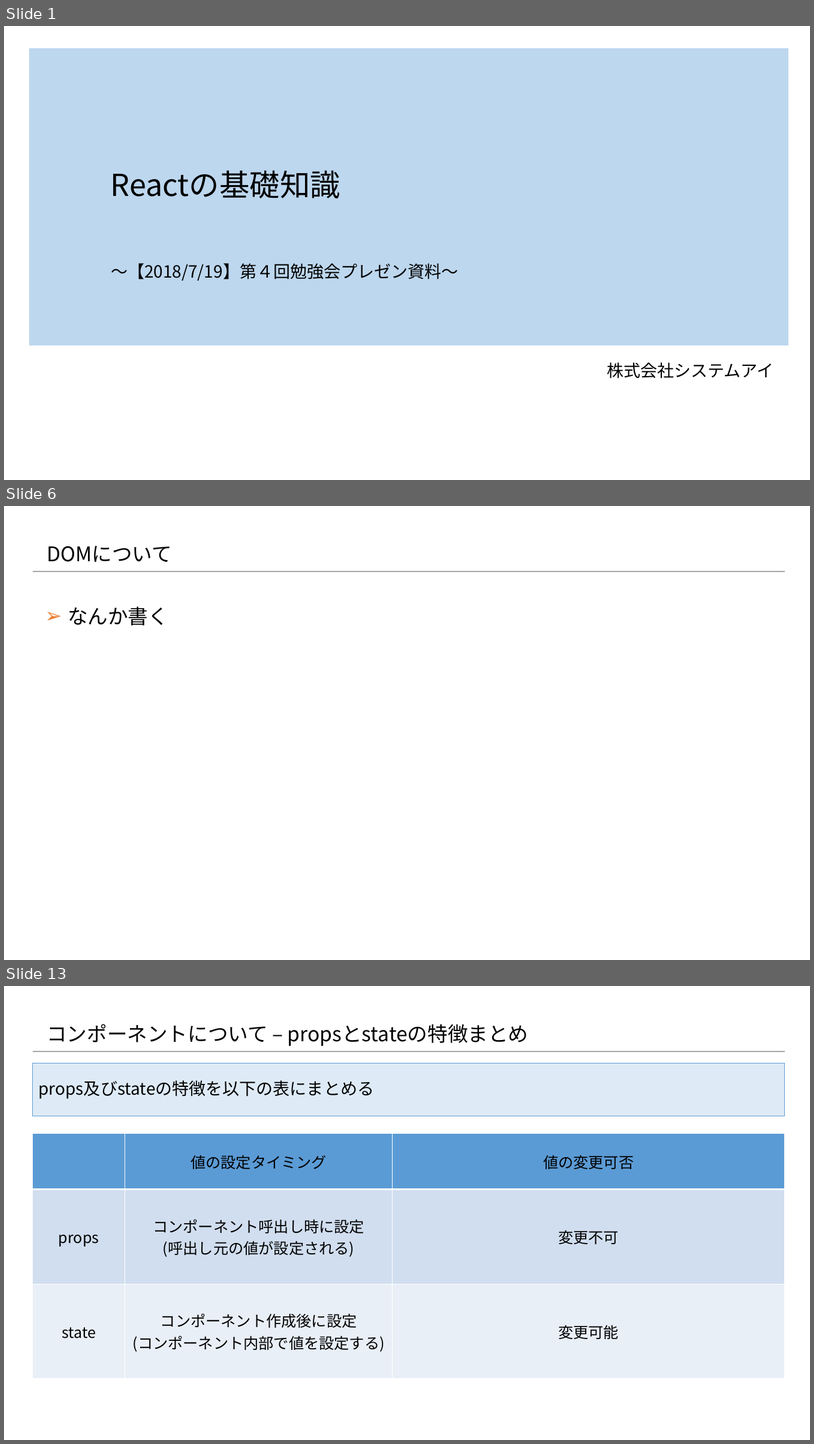
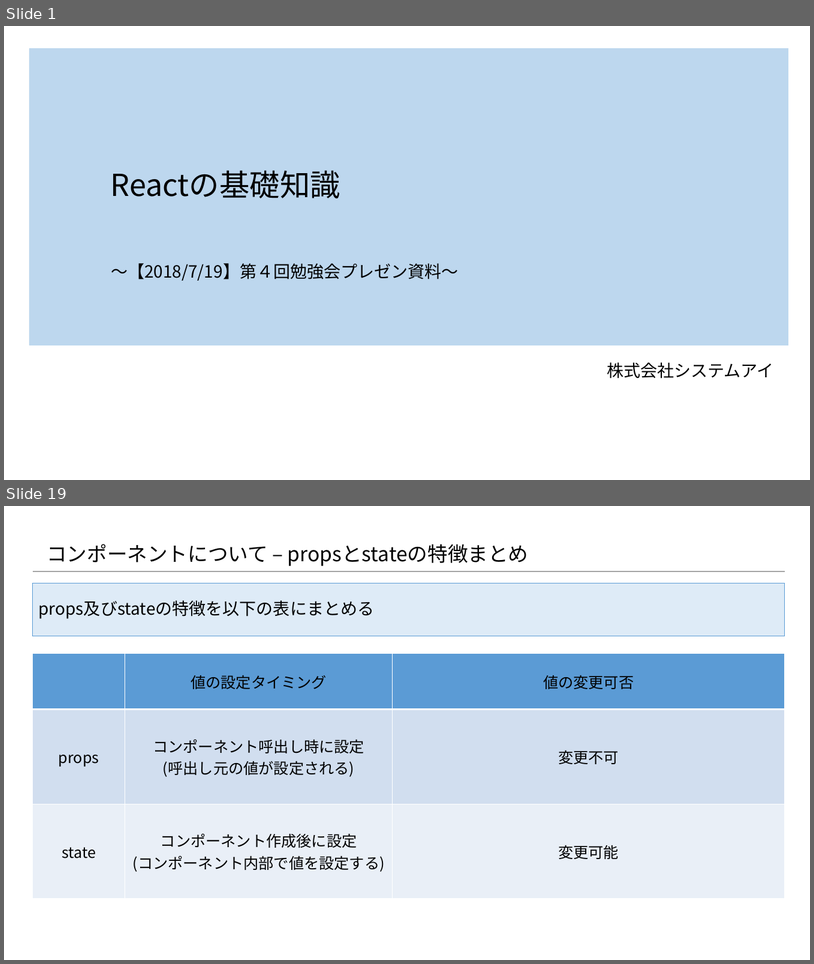
Before and after one commit to konnpeitoon/diary, a slide deck: doc/01_勉強会/01_勉強会資料/20180719_勉強会/02.資料/Reactの基礎知識 .pptx. Shown one above the other, each under a label of ours: slides 1, 6 and 13 before the commit, slides 1 and 19 after it; the slides between them are not shown. The pictures are 814x1444 and 814x964 pixels, drawn with LibreOffice and Linux fonts; fonts in the diff are those of the drawing; background and template pictures are left out. Boxes give left, top, right and bottom in pixels: in the first picture for what was removed or moved away, otherwise in the second. Text is boxed around its words. In the diff, an @@ line names an element or a change of style, - is before the commit and + after.

```diff
--- a/doc/01_勉強会/01_勉強会資料/20180719_勉強会/02.資料/Reactの基礎知識 .pptx
+++ b/doc/01_勉強会/01_勉強会資料/20180719_勉強会/02.資料/Reactの基礎知識 .pptx
@@ slide 6 removed at [4, 506, 810, 960], background #FFFFFF; not listed: 1 template element that a slide beside it also shows @@
@@ title removed at [47, 546, 172, 562] @@
-DOMについて
@@ text removed at [68, 606, 168, 625] @@
-➢ なんか書く
@@ what was slide 13 is now slide 19 @@
```
Also in this commit, not shown: 9 slides changed, 10 slides added, 2 other slides removed.
